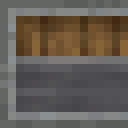
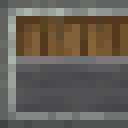
Layers edited between the first and the second 128×128 image:
added layer "Calque copié #2" above "Calque copié #1" over [16, 56, 128, 112]
added layer "Calque copié #1" above "Calque copié" over [0, 0, 128, 128]
hid "Calque copié" over [16, 56, 128, 112]
hid "monitor_normal_33.png" over [0, 0, 128, 128]
